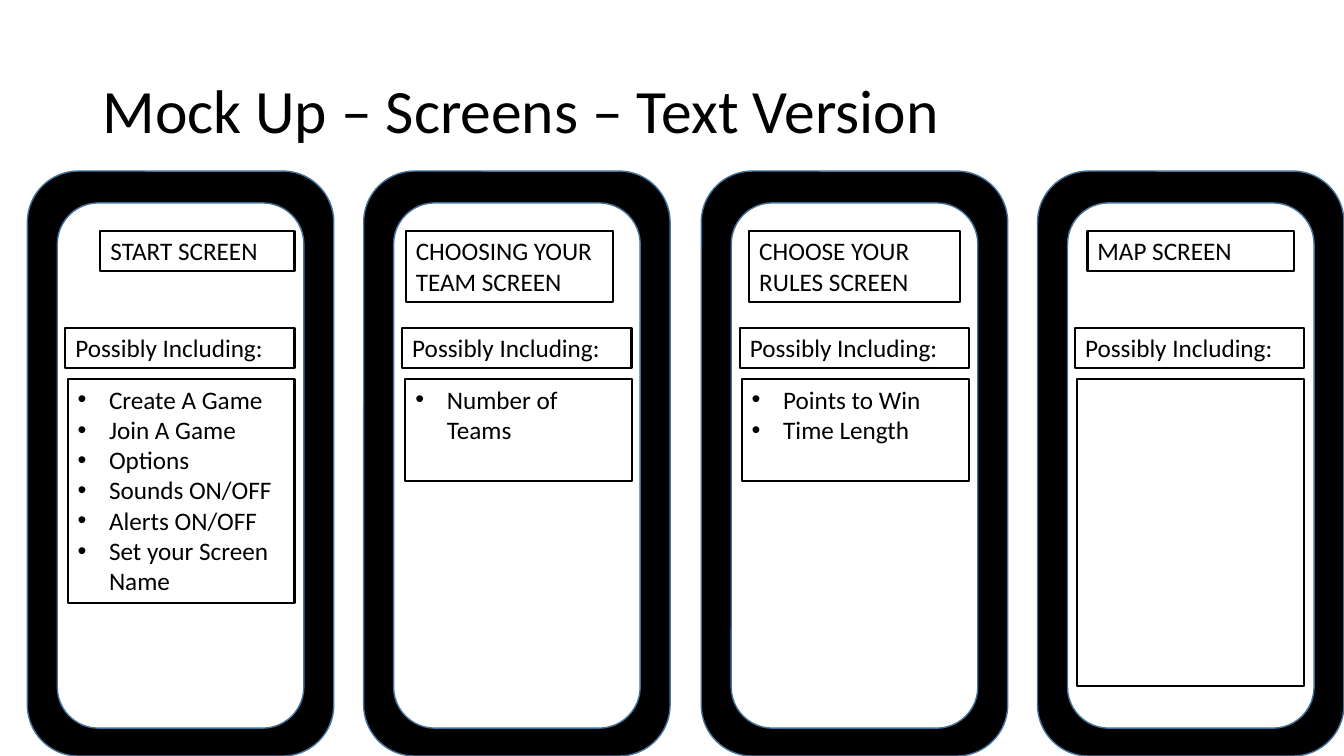
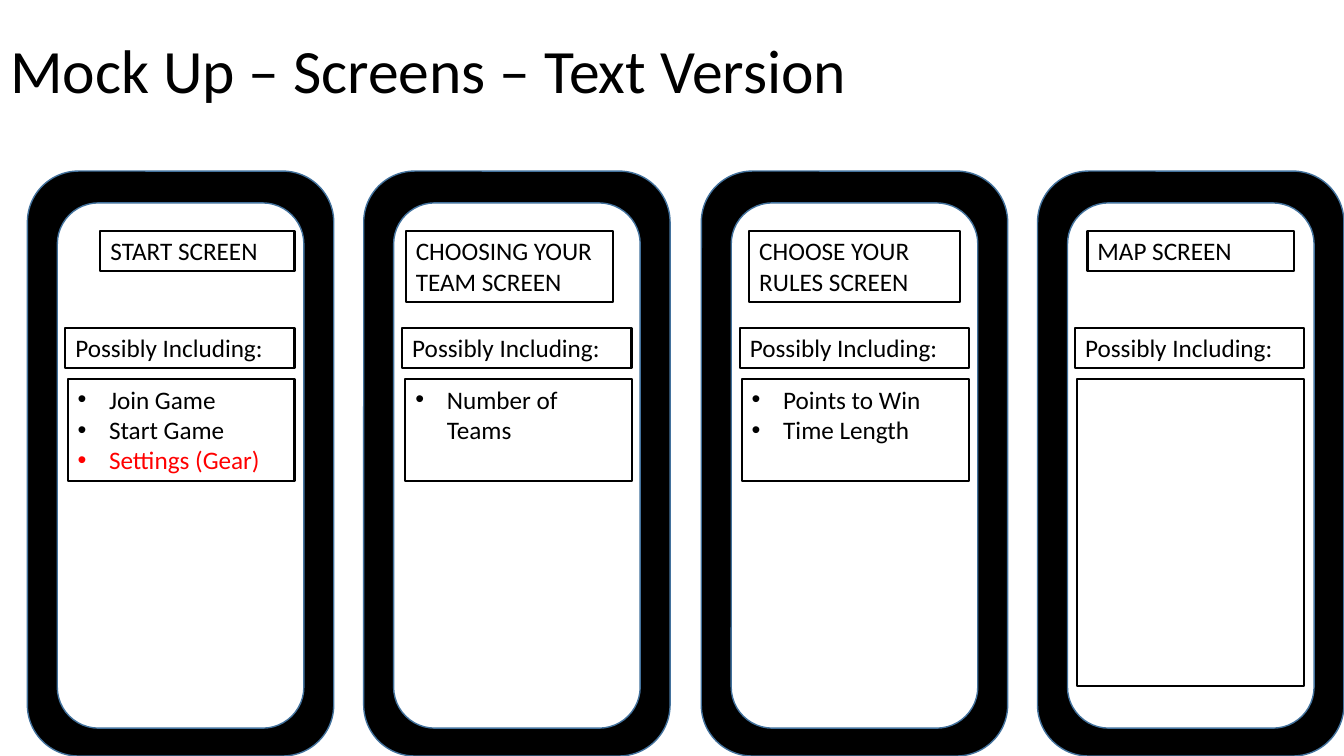
Before and after one commit to CIT360-CTF/CIT360-CTF, a slide deck: slide 2 of CTF_PPT.pptx. Drawn at 1344x756 pixels with LibreOffice and Linux fonts; fonts in the diff are those of the drawing. Boxes give left, top, right and bottom in pixels: in the first picture for what was removed or moved away, otherwise in the second. Text is boxed around its words. In the diff, an @@ line names an element or a change of style, - is before the commit and + after.

```diff
--- a/CTF_PPT.pptx
+++ b/CTF_PPT.pptx
@@ title "Mock Up – Screens – ...": place and size @@
-title "Mock Up – Screens – ..." at bbox=[102, 90, 938, 143]
+title "Mock Up – Screens – ..." at bbox=[10, 50, 846, 103]
@@ rectangle "Join Game": place and size @@
-rectangle "Join Game" at bbox=[68, 379, 294, 603]
+rectangle "Join Game" at bbox=[68, 379, 294, 481]
@@ text in rectangle at bbox=[109, 391, 259, 474]: text changed @@
-• Create A Game
-• Join A Game
-• Options
-• Sounds ON/OFF
-• Alerts ON/OFF
-• Set your Screen Name
+• Join Game
+• Start Game
+• Settings (Gear)
```
Also in this commit, not shown: 1 slide added, 8 other files.
